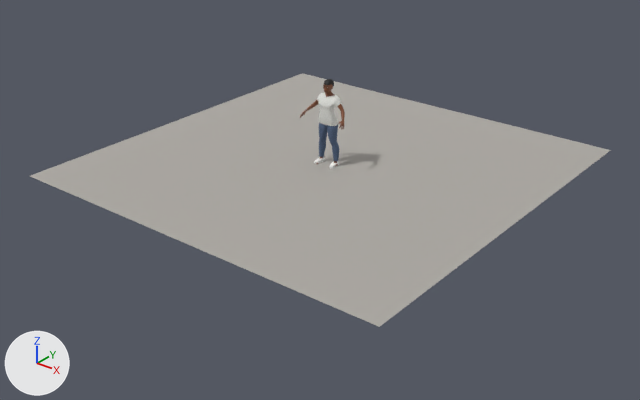
One commit to the Blender file characters/source/awd_female_prototype.blend: the scene before it, then after it.
Before and after are seen from a camera (50 mm lens) standing at (9.71, -12.43, 6.84) and looking at (0.14, -0.47, -0.58). The axes (+X, +Y, +Z) are drawn at lower left. The lights are the same throughout. The older version comes first.

In view in the first picture: 'AWD_Floor' and 5 more.
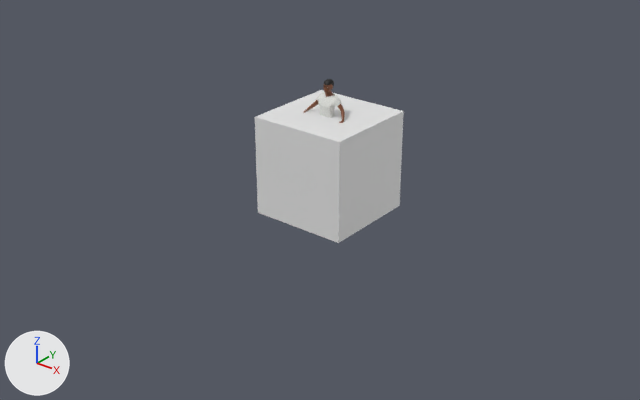
Edits to the bpy script that builds the scene:
```text
Add mat_material:
    mat_material = principled_material('Material')
    mat_material.base_color = (0.8, 0.8, 0.8)  # white #e7e7e7
Add me_cube:
    me_cube.from_pydata(...)  # a box spanning x -1.0..1.0, y -1.0..1.0, z -1.0..1.0
    me_cube.materials.append(mat_material)  # white #e7e7e7
Remove ob_awd_floor:
    ob_awd_floor = bpy.data.objects.new('AWD_Floor', me_awd_floor)
    ob_awd_floor.location = (0.0, 0.0, 0.0)
Add ob_cube:
    ob_cube = bpy.data.objects.new('Cube', me_cube)
    ob_cube.location = (0.0, 0.0, 0.0)
```

Pixel boxes [x1, y1, x2, y2] of what changed, in the pictures (640 x 400 px):
'AWD_Floor', deleted
    before: [30, 73, 611, 327]
'Cube', added
    after: [255, 90, 404, 243]
